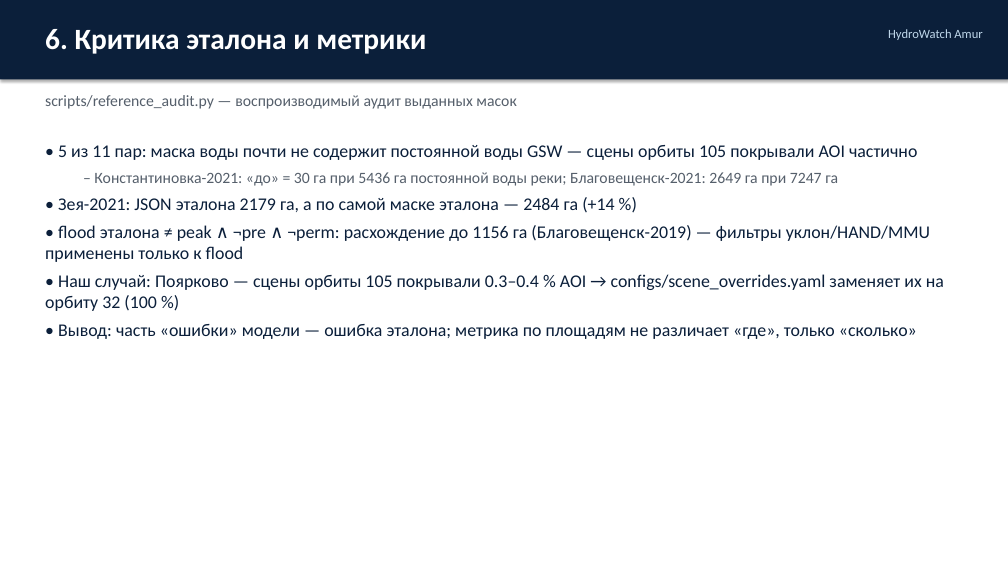
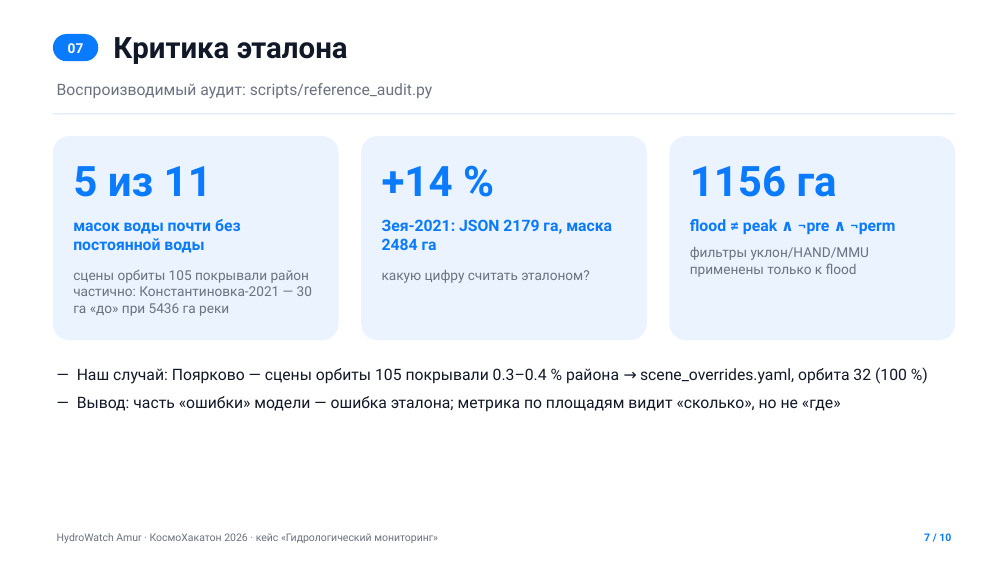
Before and after one commit to pshkpshk/only_data, a slide deck: slide 7 of hydrowatch_solution/docs/presentation.pptx (slide 6 before the commit). Drawn at 1008x567 pixels with LibreOffice and Linux fonts; fonts in the diff are those of the drawing. Boxes give left, top, right and bottom in pixels: in the first picture for what was removed or moved away, otherwise in the second. Text is boxed around its words. In the diff, an @@ line names an element or a change of style, - is before the commit and + after.

Commit message:
Presentation restyle: white + blue, laconic layout

```diff
--- a/hydrowatch_solution/docs/presentation.pptx
+++ b/hydrowatch_solution/docs/presentation.pptx
@@ text removed at (888, 29, 982, 40) @@
-HydroWatch Amur
@@ rounded rectangle added at (53, 34, 98, 61), fill #0A7AFF, 13 pt, text #FFFFFF, bold @@
+07
@@ text at (113, 37, 348, 64): text changed; font Calibri to Roboto; text colour #FFFFFF to #111827 @@
-6. Критика эталона и метрики
+Критика эталона
@@ text at (57, 83, 433, 99): text changed; font Calibri to Roboto; text colour #555F6B to #6B7280 @@
-scripts/reference_audit.py — воспроизводимый аудит выданных масок
+Воспроизводимый аудит: scripts/reference_audit.py
@@ rectangle: place and size @@
-rectangle at (0, 0, 1008, 79)
+rectangle at (53, 113, 955, 114)
@@ rectangle at (53, 113, 955, 114): fill #0B1F3A to #D6E6FA; shadow off @@
@@ text removed at (45, 145, 944, 339) @@
-• 5 из 11 пар: маска воды почти не содержит постоянной воды GSW — сцены орбиты 105 покрывали AOI частично
-  – Константиновка-2021: «до» = 30 га при 5436 га постоянной воды реки; Благовещенск-2021: 2649 га при 7247 га
-• Зея-2021: JSON эталона 2179 га, а по самой маске эталона — 2484 га (+14 %)
-• flood эталона ≠ peak ∧ ¬pre ∧ ¬perm: расхождение до 1156 га (Благовещенск-2019) — фильтры уклон/HAND/MMU применены только к flood
-• Наш случай: Поярково — сцены орбиты 105 покрывали 0.3–0.4 % AOI → configs/scene_overrides.yaml заменяет их на орбиту 32 (100 %)
-• Вывод: часть «ошибки» модели — ошибка эталона; метрика по площадям не различает «где», только «сколько»
@@ rounded rectangle added at (53, 136, 339, 340), fill #EAF3FF @@
@@ rounded rectangle added at (361, 136, 647, 340), fill #EAF3FF @@
@@ rounded rectangle added at (670, 136, 956, 340), fill #EAF3FF @@
@@ text added at (73, 166, 212, 197), 40 pt, text #0A7AFF, bold @@
+5 из 11
@@ text added at (382, 166, 453, 196), 40 pt, text #0A7AFF, bold @@
++14 %
@@ text added at (690, 166, 837, 197), 40 pt, text #0A7AFF, bold @@
+1156 га
@@ text added at (73, 219, 241, 253), 15 pt, text #0A7AFF, bold @@
+масок воды почти без постоянной воды
@@ text added at (382, 219, 612, 250), 15 pt, text #0A7AFF, bold @@
+Зея-2021: JSON 2179 га, маска 2484 га
@@ text added at (690, 219, 895, 235), 15 pt, text #0A7AFF, bold @@
+flood ≠ peak ∧ ¬pre ∧ ¬perm
@@ text added at (690, 247, 870, 277), 13 pt, text #6B7280 @@
+фильтры уклон/HAND/MMU применены только к flood
@@ text added at (73, 270, 312, 316), 13 pt, text #6B7280 @@
+сцены орбиты 105 покрывали район частично: Константиновка-2021 — 30 га «до» при 5436 га реки
@@ text added at (382, 270, 589, 283), 13 pt, text #6B7280 @@
+какую цифру считать эталоном?
@@ text added at (77, 367, 907, 412), 15 pt, text #111827 @@
+— Наш случай: Поярково — сцены орбиты 105 покрывали 0.3–0.4 % района → scene_overrides.yaml, орбита 32 (100 %)
+— Вывод: часть «ошибки» модели — ошибка эталона; метрика по площадям видит «сколько», но не «где»
@@ text added at (57, 533, 438, 543), 10 pt, text #6B7280 @@
+HydroWatch Amur · КосмоХакатон 2026 · кейс «Гидрологический мониторинг»
@@ text added at (924, 533, 951, 541), 10 pt, text #0A7AFF, bold @@
+7 / 10
```
Also in this commit, not shown: 4 other slides changed, 5 slides added, 5 slides removed, 1 other file.
